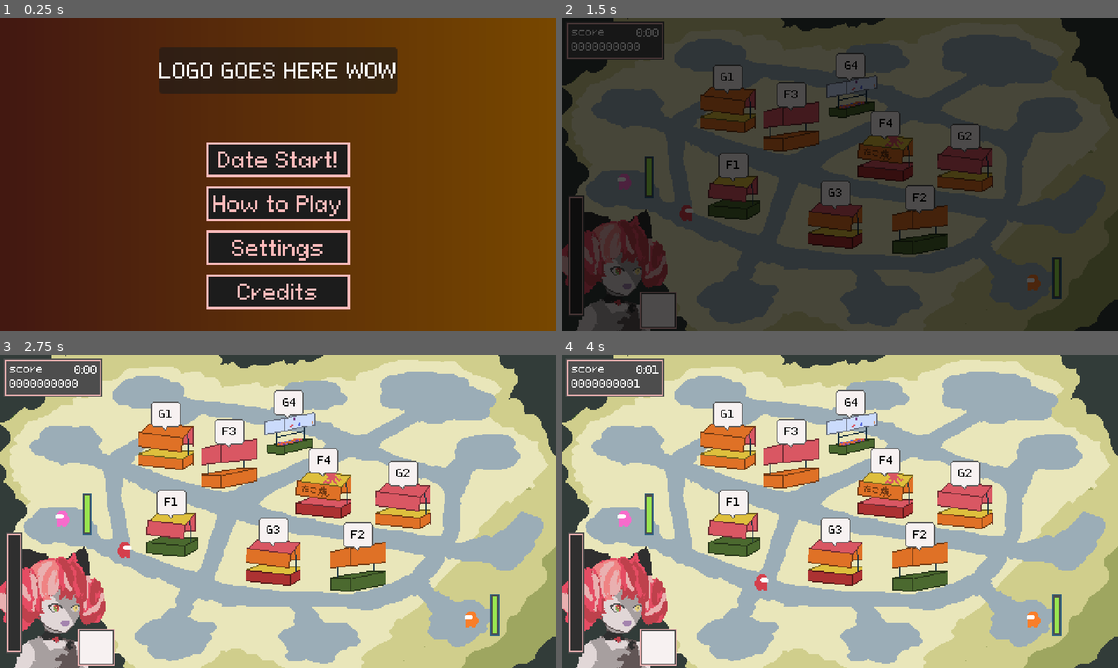
Above: before the commit, frames 1-4 (two rows, left to right).
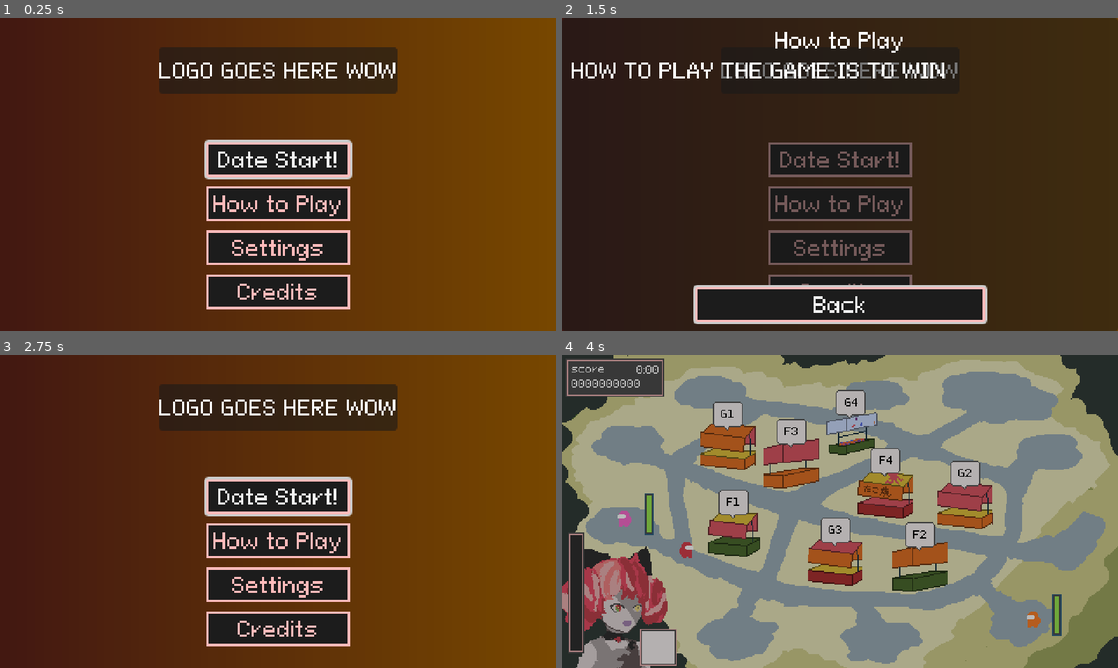
Above: after the commit, the same moments.

Repository: laxeminute/ollie-endless-date
Game: Godot game, scene res://src/interface/title_screen.tscn
The game is run twice, just before and just after one commit, with the same random seed, the same clock (stepped at 60 frames per second) and the same inputs.
Inputs (mouse positions are in pixels of both pictures, inside the frame that each line leads up to):
- Up to frame 1 (0.25 s): no input
- Up to frame 2 (1.5 s): click "How to Play" at 0.5 s; click (840, 246) at 1.25 s, where only the run after the commit has a clickable "Settings"
- Up to frame 3 (2.75 s): click (278, 627) at 2 s, where only the run after the commit has a clickable "Credits"
- Up to frame 4 (4 s): click (840, 495) at 2.75 s, where only the run after the commit has a clickable "Date Start!"; move the mouse to (962, 495) at 3.52 s; click (962, 495) at 3.67 s

The runs differ from the first frame. In frame 1, 0.9% of the frame differs, in the area x 36-64%, y 38-52%; in frame 2, 89%; in frame 3, 100%, in the area x 0-100%, y 0-100%; in frame 4, 91%.

Commit message:
Submenu system, placeholder menus

Diff:
--- a/src/interface/end_screen.gd
+++ b/src/interface/end_screen.gd
@@ -7,6 +7,7 @@
 
 func _ready() -> void:
 	%Description.text = base_text % ScoreTracker.score
+	%BackButton.grab_focus.call_deferred()
 
 
 func _on_back_button_pressed() -> void:
--- a/src/interface/end_screen.tscn
+++ b/src/interface/end_screen.tscn
@@ -59,6 +59,7 @@
 horizontal_alignment = 1
 
 [node name="BackButton" type="Button" parent="."]
+unique_name_in_owner = true
 layout_mode = 1
 anchors_preset = 7
 anchor_left = 0.5
--- /dev/null
+++ b/src/interface/submenu/credits.tscn
@@ -0,0 +1,15 @@
+[gd_scene format=3 uid="uid://dnusq0fui5mcy"]
+
+[node name="Credits" type="Control"]
+layout_mode = 3
+anchors_preset = 15
+anchor_right = 1.0
+anchor_bottom = 1.0
+grow_horizontal = 2
+grow_vertical = 2
+
+[node name="Label" type="Label" parent="."]
+layout_mode = 0
+offset_right = 40.0
+offset_bottom = 22.0
+text = "WE DID IT WE MADE VIDEO GAMES"
--- /dev/null
+++ b/src/interface/submenu/instructions.tscn
@@ -0,0 +1,15 @@
+[gd_scene format=3 uid="uid://dr2pflprd4gob"]
+
+[node name="Instructions" type="Control"]
+layout_mode = 3
+anchors_preset = 15
+anchor_right = 1.0
+anchor_bottom = 1.0
+grow_horizontal = 2
+grow_vertical = 2
+
+[node name="Label" type="Label" parent="."]
+layout_mode = 0
+offset_right = 40.0
+offset_bottom = 22.0
+text = "HOW TO PLAY THE GAME IS TO WIN"
--- /dev/null
+++ b/src/interface/submenu/settings.tscn
@@ -0,0 +1,15 @@
+[gd_scene format=3 uid="uid://kvth33titalq"]
+
+[node name="Settings" type="Control"]
+layout_mode = 3
+anchors_preset = 15
+anchor_right = 1.0
+anchor_bottom = 1.0
+grow_horizontal = 2
+grow_vertical = 2
+
+[node name="Label" type="Label" parent="."]
+layout_mode = 0
+offset_right = 40.0
+offset_bottom = 22.0
+text = "TURN KNOBS BE FUNNY"
--- /dev/null
+++ b/src/interface/submenu/submenu.gd
@@ -0,0 +1,39 @@
+class_name Submenu
+extends PanelContainer
+
+signal closed
+
+@export var content_list: Array[PackedScene]
+@export var menu_titles: Array[String] = ["How to Play", "Settings", "Credits"]
+
+var current_contents: Control
+
+@onready var title: Label = %Title
+@onready var content: Control = %Content
+@onready var back_button: Button = %BackButton
+
+
+func open(id: int) -> void:
+	if current_contents:
+		push_warning("Trying to open when contents are active")
+		current_contents.queue_free()
+	current_contents = content_list[id].instantiate()
+	content.add_child(current_contents)
+	title.text = menu_titles[id]
+	back_button.show()
+	back_button.grab_focus.call_deferred()
+	# TODO: animations
+	show()
+
+
+func close() -> void:
+	back_button.hide()
+	back_button.release_focus()
+	# TODO: animations
+	hide()
+	current_contents.queue_free()
+	closed.emit()
+
+
+func _on_back_button_pressed() -> void:
+	close()
--- /dev/null
+++ b/src/interface/submenu/submenu.tscn
@@ -0,0 +1,46 @@
+[gd_scene load_steps=5 format=3 uid="uid://7sb7psgeb6eh"]
+
+[ext_resource type="Script" uid="uid://dk5hocgepxach" path="res://src/interface/submenu/submenu.gd" id="1_j38t2"]
+[ext_resource type="PackedScene" uid="uid://dr2pflprd4gob" path="res://src/interface/submenu/instructions.tscn" id="2_2lio2"]
+[ext_resource type="PackedScene" uid="uid://kvth33titalq" path="res://src/interface/submenu/settings.tscn" id="3_7s0c5"]
+[ext_resource type="PackedScene" uid="uid://dnusq0fui5mcy" path="res://src/interface/submenu/credits.tscn" id="4_vgqxp"]
+
+[node name="Submenu" type="PanelContainer"]
+anchors_preset = 15
+anchor_right = 1.0
+anchor_bottom = 1.0
+grow_horizontal = 2
+grow_vertical = 2
+script = ExtResource("1_j38t2")
+content_list = Array[PackedScene]([ExtResource("2_2lio2"), ExtResource("3_7s0c5"), ExtResource("4_vgqxp")])
+
+[node name="MarginContainer" type="MarginContainer" parent="."]
+layout_mode = 2
+theme_override_constants/margin_left = 8
+theme_override_constants/margin_top = 8
+theme_override_constants/margin_right = 8
+theme_override_constants/margin_bottom = 8
+
+[node name="VBoxContainer" type="VBoxContainer" parent="MarginContainer"]
+layout_mode = 2
+alignment = 1
+
+[node name="Title" type="Label" parent="MarginContainer/VBoxContainer"]
+unique_name_in_owner = true
+layout_mode = 2
+text = "NAME OF THE THING"
+horizontal_alignment = 1
+
+[node name="Content" type="Control" parent="MarginContainer/VBoxContainer"]
+unique_name_in_owner = true
+layout_mode = 2
+size_flags_vertical = 3
+
+[node name="BackButton" type="Button" parent="MarginContainer/VBoxContainer"]
+unique_name_in_owner = true
+custom_minimum_size = Vector2(250, 0)
+layout_mode = 2
+size_flags_horizontal = 4
+text = "Back"
+
+[connection signal="pressed" from="MarginContainer/VBoxContainer/BackButton" to="." method="_on_back_button_pressed"]
--- a/src/interface/title_screen.gd
+++ b/src/interface/title_screen.gd
@@ -2,10 +2,33 @@
 
 const PATH_TO_NEXT: String = "uid://bbtns8kd1br41"
 
+var buttons: Array[Button]
+@onready var submenu: Submenu = $Submenu
+
+
 func _ready() -> void:
 	AudioManager.switch_to_intro_music()
 	AudioManager.play_music()
+	for b: Button in %Buttons.get_children():
+		buttons.append(b)
+	buttons[0].grab_focus.call_deferred()
 
 
 func _on_start_button_pressed() -> void:
 	SceneTransition.fade_to_scene(PATH_TO_NEXT)
+
+
+func _on_tutorial_button_pressed() -> void:
+	submenu.open(0)
+
+
+func _on_settings_button_pressed() -> void:
+	submenu.open(1)
+
+
+func _on_credits_button_pressed() -> void:
+	submenu.open(2)
+
+
+func _on_submenu_closed() -> void:
+	buttons[0].grab_focus()
--- a/src/interface/title_screen.tscn
+++ b/src/interface/title_screen.tscn
@@ -1,6 +1,7 @@
-[gd_scene load_steps=4 format=3 uid="uid://bmt3f0gx76jkh"]
+[gd_scene load_steps=5 format=3 uid="uid://bmt3f0gx76jkh"]
 
 [ext_resource type="Script" uid="uid://dtek2sckpvmph" path="res://src/interface/title_screen.gd" id="1_igqt4"]
+[ext_resource type="PackedScene" uid="uid://7sb7psgeb6eh" path="res://src/interface/submenu/submenu.tscn" id="2_6hjt2"]
 
 [sub_resource type="Gradient" id="Gradient_6hjt2"]
 colors = PackedColorArray(0.262911, 0.0954075, 0.0705638, 1, 0.469297, 0.279406, 1.44392e-07, 1)
@@ -42,7 +43,8 @@
 layout_mode = 2
 text = "LOGO GOES HERE WOW"
 
-[node name="VBoxContainer" type="VBoxContainer" parent="."]
+[node name="Buttons" type="VBoxContainer" parent="."]
+unique_name_in_owner = true
 layout_mode = 1
 anchors_preset = 8
 anchor_left = 0.5
@@ -58,23 +60,28 @@
 theme_override_constants/separation = 8
 alignment = 1
 
-[node name="StartButton" type="Button" parent="VBoxContainer"]
+[node name="StartButton" type="Button" parent="Buttons"]
 layout_mode = 2
 text = "Date Start!"
 
-[node name="TutorialButton" type="Button" parent="VBoxContainer"]
+[node name="TutorialButton" type="Button" parent="Buttons"]
 layout_mode = 2
 text = "How to Play"
 
-[node name="SettingsButton" type="Button" parent="VBoxContainer"]
+[node name="SettingsButton" type="Button" parent="Buttons"]
 layout_mode = 2
 text = "Settings"
 
-[node name="CreditsButton" type="Button" parent="VBoxContainer"]
+[node name="CreditsButton" type="Button" parent="Buttons"]
 layout_mode = 2
 text = "Credits"
 
-[connection signal="pressed" from="VBoxContainer/StartButton" to="." method="_on_start_button_pressed"]
-[connection signal="pressed" from="VBoxContainer/TutorialButton" to="." method="_on_start_button_pressed"]
-[connection signal="pressed" from="VBoxContainer/SettingsButton" to="." method="_on_start_button_pressed"]
-[connection signal="pressed" from="VBoxContainer/CreditsButton" to="." method="_on_start_button_pressed"]
+[node name="Submenu" parent="." instance=ExtResource("2_6hjt2")]
+visible = false
+layout_mode = 1
+
+[connection signal="pressed" from="Buttons/StartButton" to="." method="_on_start_button_pressed"]
+[connection signal="pressed" from="Buttons/TutorialButton" to="." method="_on_tutorial_button_pressed"]
+[connection signal="pressed" from="Buttons/SettingsButton" to="." method="_on_settings_button_pressed"]
+[connection signal="pressed" from="Buttons/CreditsButton" to="." method="_on_credits_button_pressed"]
+[connection signal="closed" from="Submenu" to="." method="_on_submenu_closed"]
Not shown, added: src/interface/submenu/submenu.gd.uid
